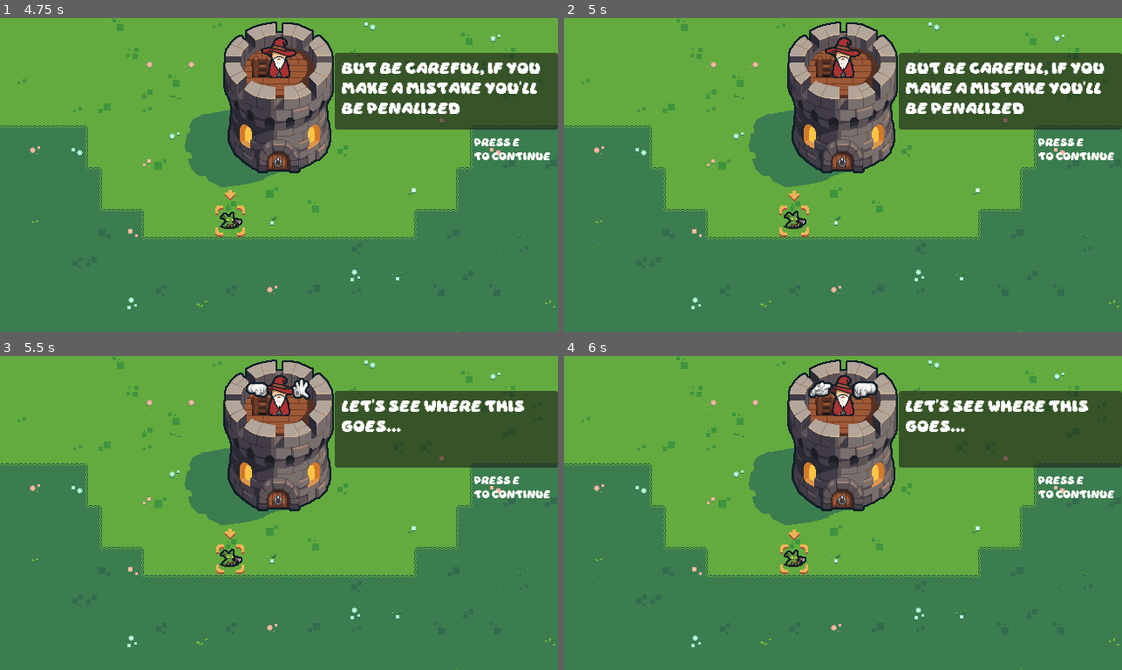
Above: before the commit, frames 1-4 (two rows, left to right).
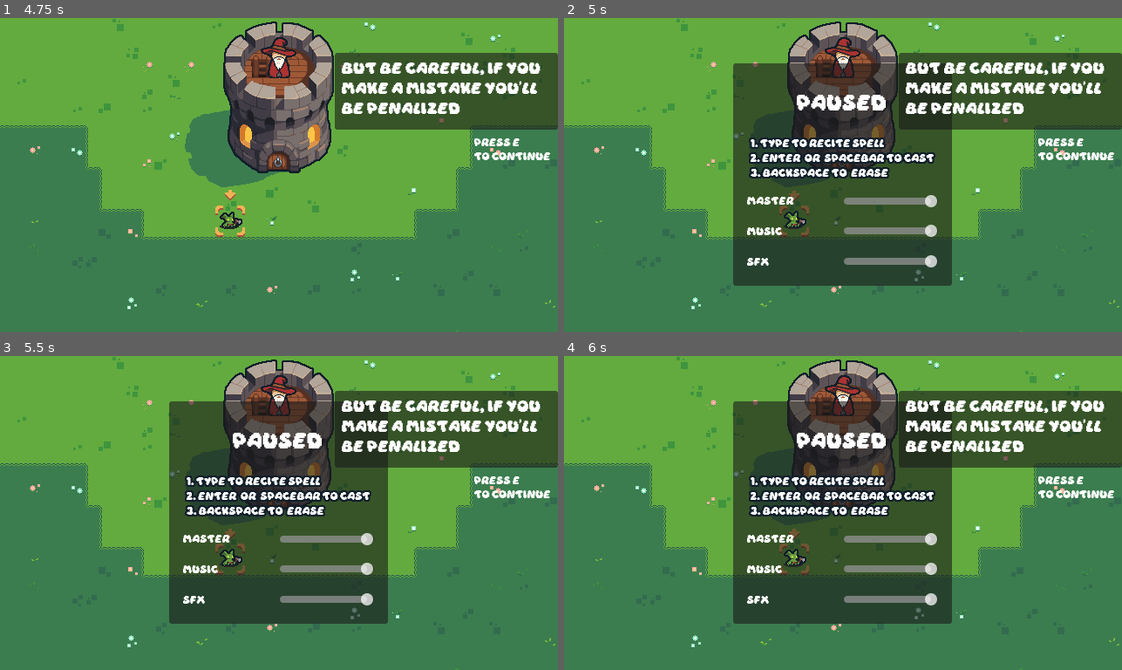
Above: after the commit, the same moments.

Repository: ignosuke/mago-castro
Game: Godot game, scene res://scenes/ui/MainMenu.tscn
The game is run twice, just before and just after one commit, with the same random seed, the same clock (stepped at 60 frames per second) and the same inputs.
Inputs:
- Up to frame 1 (4.75 s): click "Start" at 0.5 s; tap Enter at 1.25, 2.1 s; tap E (interact) at 1.35, 2.75, 3.5, 4.25, 4.35 s; tap Space at 1.52, 2.27, 3.77, 4.52 s; hold A 2.03-2.78 s; tap Backspace at 2.85 s; tap Z at 3.6 s; hold A from 4.28 s (still down)
- Up to frame 2 (5 s): keep holding A; tap P (pause, bound only after the commit) at 4.9 s
- Up to frame 3 (5.5 s): keep holding A; tap E (interact) at 5 s; tap Enter at 5.1 s; tap Space at 5.27 s
- Up to frame 4 (6 s): keep holding A; tap E (interact) at 5.75 s; tap Backspace at 5.85 s

Frame 1 is identical in both runs. In frame 2, 26% of the frame differs, in the area x 30-70%, y 14-86%; in frame 3, 29%; in frame 4, 29%, in the area x 30-97%, y 7-86%.

Commit message:
changed pause key bind

Diff:
--- a/godot/project.godot
+++ b/godot/project.godot
@@ -44,7 +44,7 @@
 
 pause={
 "deadzone": 0.2,
-"events": [Object(InputEventKey,"resource_local_to_scene":fa …(140 unchanged characters)… d":false,"keycode":0,"physical_keycode":4194305,"key_label":0,"unicode":0,"location":0,"echo":false,"script":null)
+"events": [Object(InputEventKey,"resource_local_to_scene":fa …(140 unchanged characters)… d":false,"keycode":0,"physical_keycode":80,"key_label":0,"unicode":112,"location":0,"echo":false,"script":null)
 ]
 }
 interact={
--- a/godot/scenes/ui/HUD.tscn
+++ b/godot/scenes/ui/HUD.tscn
@@ -157,11 +157,11 @@
 layout_mode = 2
 theme_override_constants/separation = 2
 
-[node name="EscapeToPause" type="Label" parent="HUDContainer/HBoxContainer/SpellList"]
+[node name="PressToPause" type="Label" parent="HUDContainer/HBoxContainer/SpellList"]
 custom_minimum_size = Vector2(100, 0)
 layout_mode = 2
 theme_override_font_sizes/font_size = 8
-text = "Press ESC to pause"
+text = "Press P to pause"
 horizontal_alignment = 1
 autowrap_mode = 3
 
--- a/godot/scripts/ui/pause.gd
+++ b/godot/scripts/ui/pause.gd
@@ -7,3 +7,4 @@
 	if Input.is_action_just_pressed("pause"):
 		GameManager.toggle_pause()
 		visible = !visible
+		get_viewport().set_input_as_handled()
